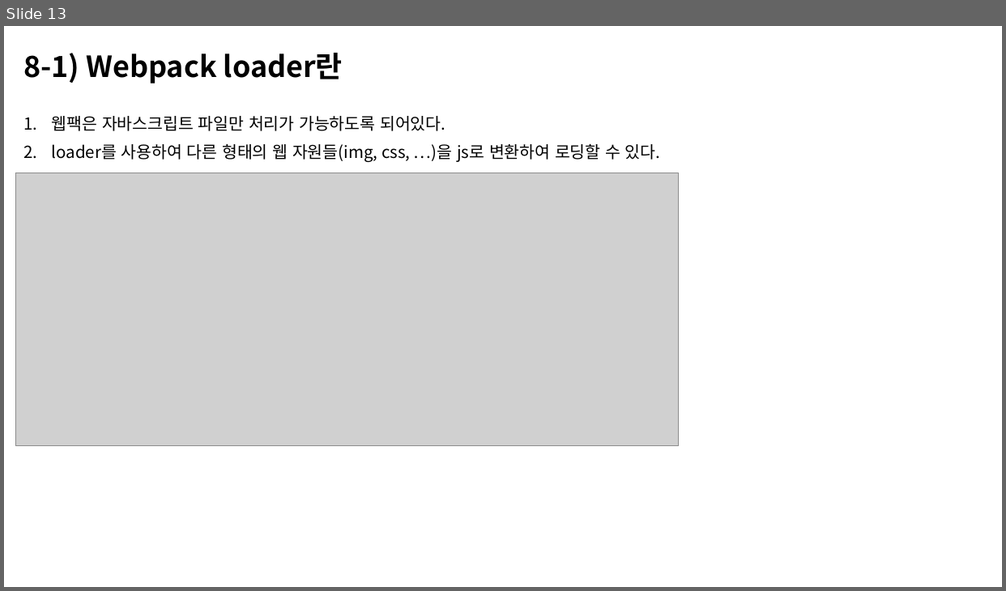
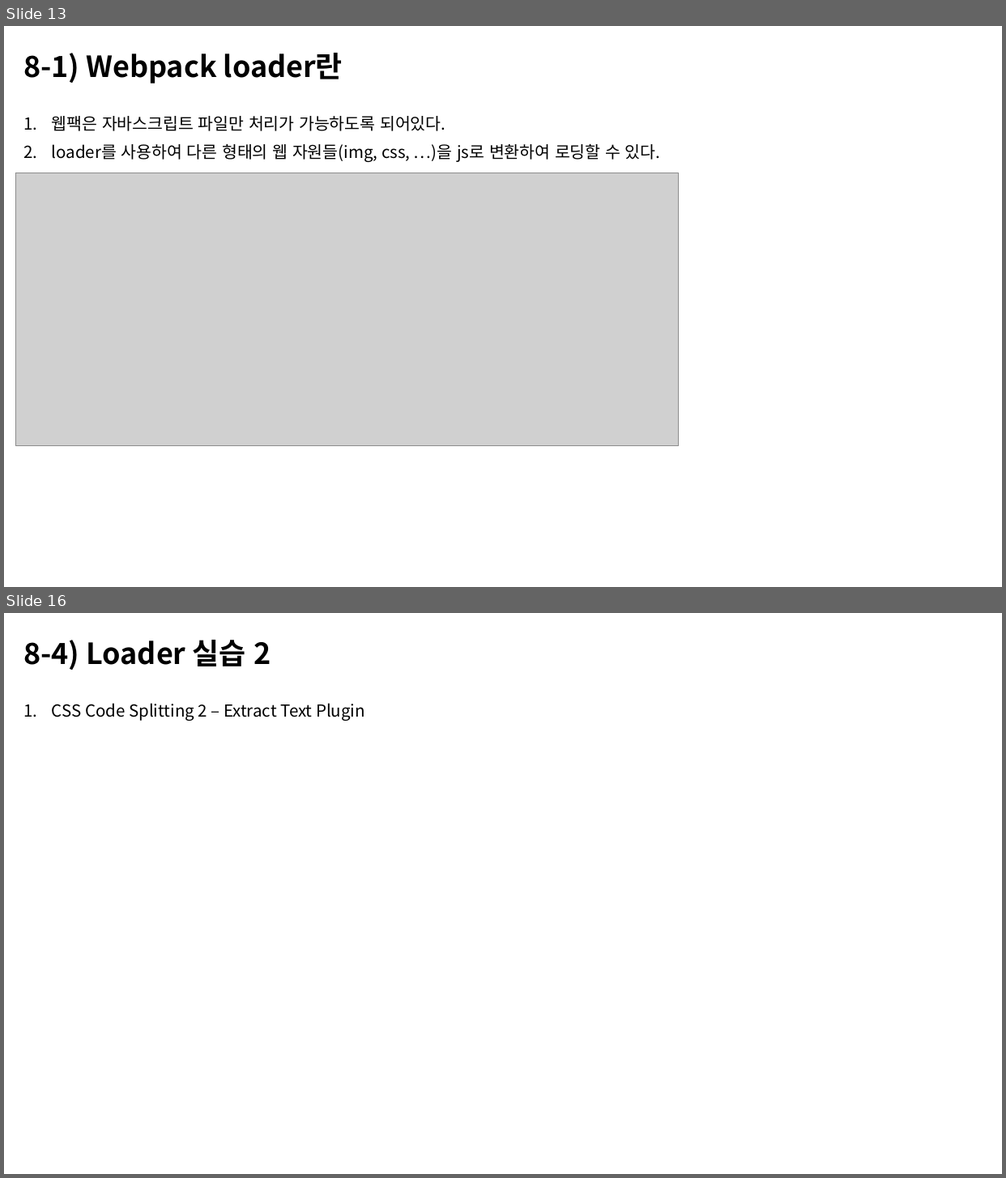
Before and after one commit to n4oah-study/webpack, a slide deck: document/webpack.pptx. Shown one above the other, each under a label of ours: slide 13 before the commit, slides 13 and 16 after it; the slides between them are not shown. The pictures are 1006x591 and 1006x1178 pixels, drawn with LibreOffice and Linux fonts; fonts in the diff are those of the drawing; grey boxes stand for pictures. Boxes give left, top, right and bottom in pixels: in the first picture for what was removed or moved away, otherwise in the second. Text is boxed around its words. In the diff, an @@ line names an element or a change of style, - is before the commit and + after.

Commit message:
example_01 실습 내용 ppt 추가

```diff
--- a/document/webpack.pptx
+++ b/document/webpack.pptx
@@ slide 16 added at (4,613,1002,1174), background #FFFFFF @@
@@ title added at (23,640,271,670), 28 pt, text #000000, bold @@
+8-4) Loader 실습 2
@@ text added at (52,703,365,721), 16 pt, text #000000 @@
+1. CSS Code Splitting 2 – Extract Text Plugin
```
Also in this commit, not shown: 2 other slides added, 1 other file.
